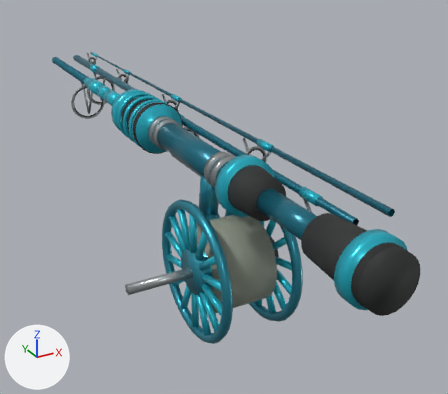
One commit to the glTF model assets/models/rods/kingfisher_fly_folded.glb: the scene before it, then after it.
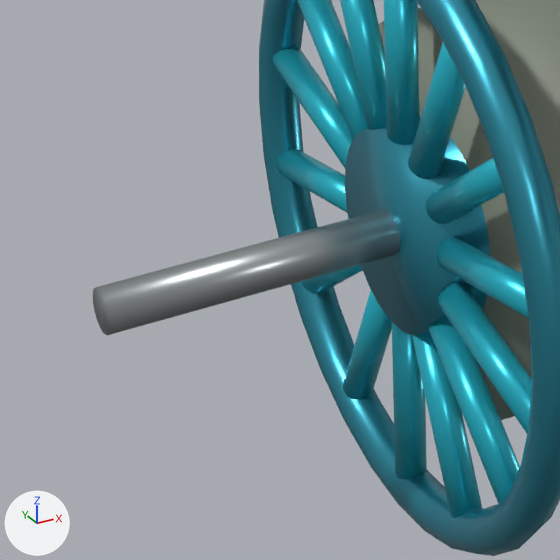
Each version appears first whole from a camera (50 mm lens) standing at (-0.212, -0.418, 0.172) and looking at (0.066, 0.087, -0.081), and next in a close-up on the part from 23% to 51% of the width and 56% to 87% of the height. Lighting does not change. The marker at lower left points along +X, +Y and +Z. The older version's two pictures come first. Vertices at exactly the same position are counted once.

In view in the first close-up: 'Folded rod'.
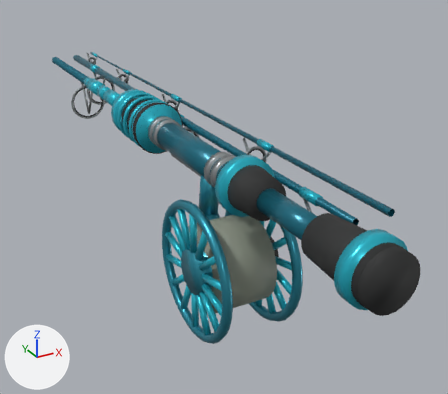
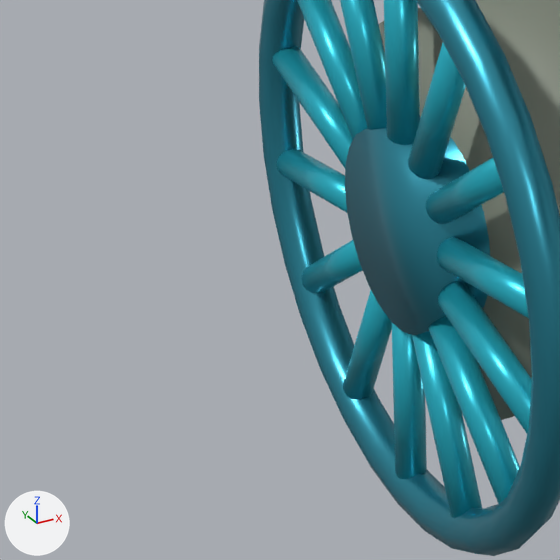
Diff of the bpy script that builds the scene:
```diff
--- a/assets/models/rods/kingfisher_fly_folded.glb.py
+++ b/assets/models/rods/kingfisher_fly_folded.glb.py
@@ me_kingfisher_fly_folded @@
 # used by ob_folded_rod; location = (0.0, 0.0, 0.0)
-me_kingfisher_fly_folded.from_pydata(...)  # 9357 vertices, 18212 faces; spans x -0.085..0.073, y -0.217..0.498, z -0.132..0.024
+me_kingfisher_fly_folded.from_pydata(...)  # 9309 vertices, 18120 faces; spans x -0.034..0.073, y -0.217..0.498, z -0.132..0.024
+# me_kingfisher_fly_folded part 1: the loose piece of 48 vertices spanning x -0.085..0.0, y -0.044..-0.036, z -0.079..-0.071 is deleted
 me_kingfisher_fly_folded.materials.append(mat_kingfisher_fly_blank)
```

Where the change shows, as pixel boxes (x1, y1, x2, y2) in the close-ups (560 x 560 px):
'Folded rod', reshaped
    before: (93, 0, 560, 556)
    after: (259, 0, 560, 556)
part 1 of me_kingfisher_fly_folded, deleted
    before: (93, 209, 400, 335)
